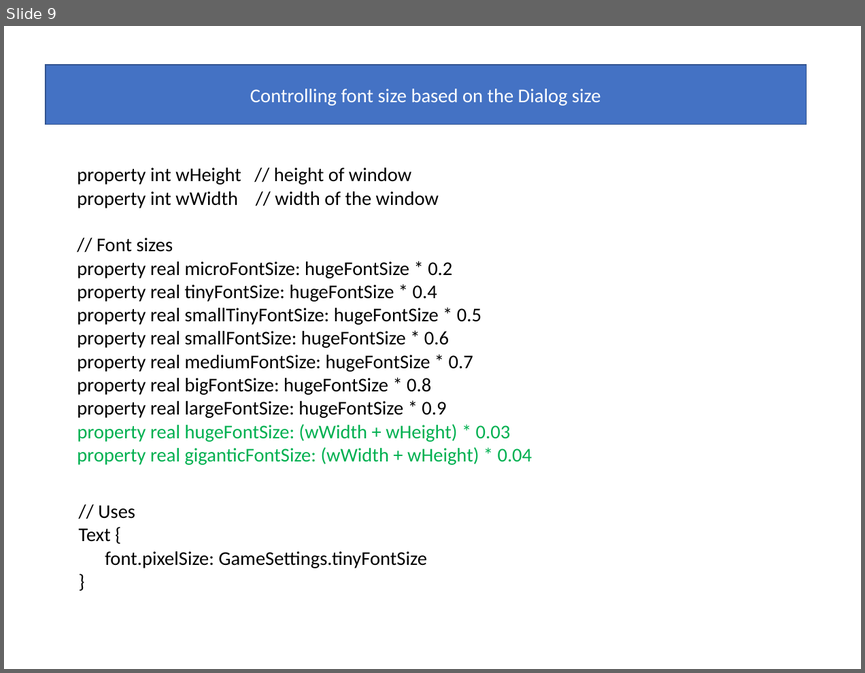
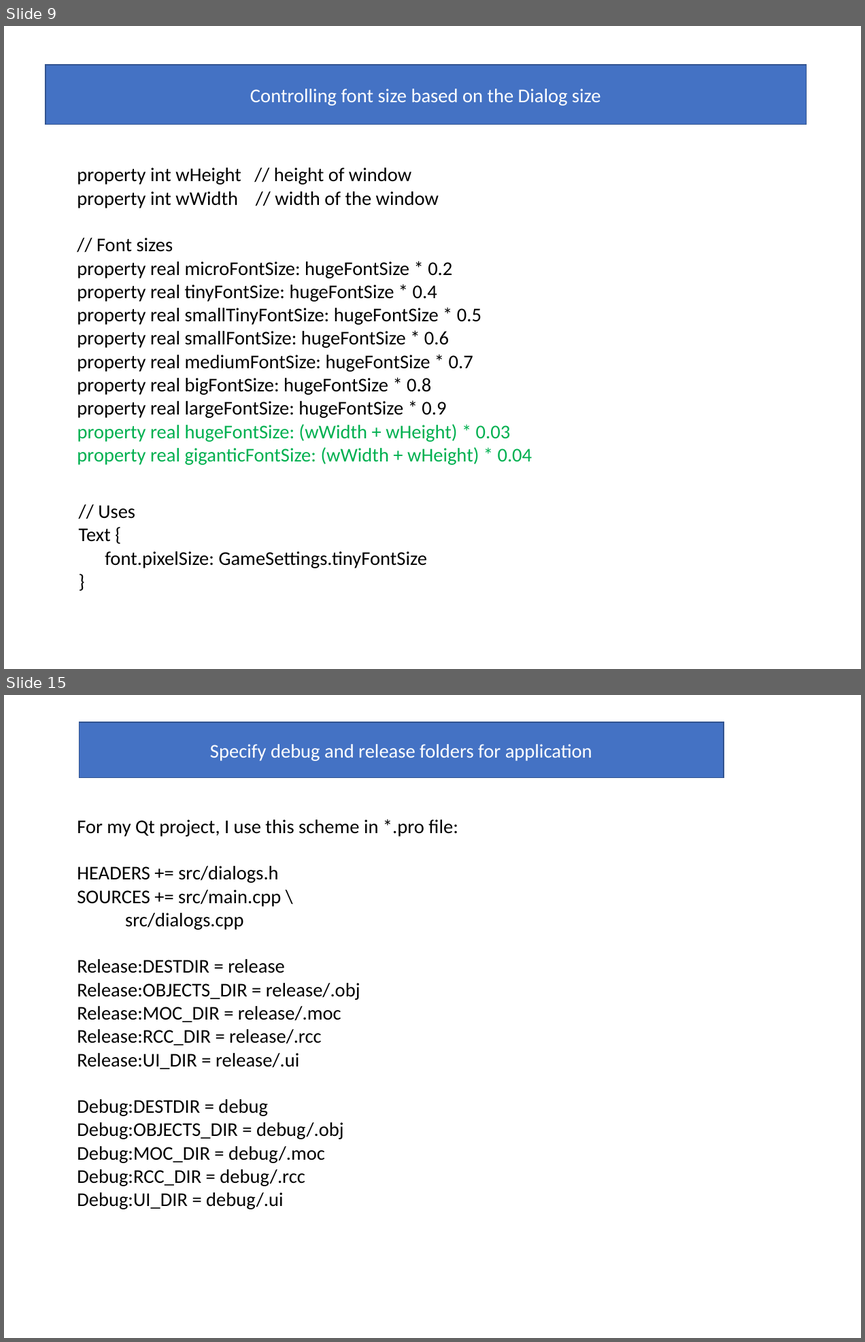
Before and after one commit to girishlande/QMLProjects, a slide deck: learnings.pptx. Shown one above the other, each under a label of ours: slide 9 before the commit, slides 9 and 15 after it; the slides between them are not shown. The pictures are 865x673 and 865x1342 pixels, drawn with LibreOffice and Linux fonts; fonts in the diff are those of the drawing; background and template pictures are left out. Boxes give left, top, right and bottom in pixels: in the first picture for what was removed or moved away, otherwise in the second. Text is boxed around its words. In the diff, an @@ line names an element or a change of style, - is before the commit and + after.

```diff
--- a/learnings.pptx
+++ b/learnings.pptx
@@ slide 15 added at [4,695,861,1338], background picture (left out) @@
@@ rectangle added at [79,722,724,777], fill #4472C4, outline #325491 1 pt, 18 pt, text #FFFFFF @@
+Specify debug and release folders for application
@@ text added at [77,819,458,1209], 18 pt, text #000000 @@
+For my Qt project, I use this scheme in *.pro file:
+HEADERS += src/dialogs.h
+SOURCES += src/main.cpp \
+src/dialogs.cpp
+Release:DESTDIR = release
+Release:OBJECTS_DIR = release/.obj
+Release:MOC_DIR = release/.moc
+Release:RCC_DIR = release/.rcc
+Release:UI_DIR = release/.ui
+Debug:DESTDIR = debug
+Debug:OBJECTS_DIR = debug/.obj
+Debug:MOC_DIR = debug/.moc
+Debug:RCC_DIR = debug/.rcc
+Debug:UI_DIR = debug/.ui
```
Also in this commit, not shown: 2 slides changed, 9 other slides added, 24 other files.
